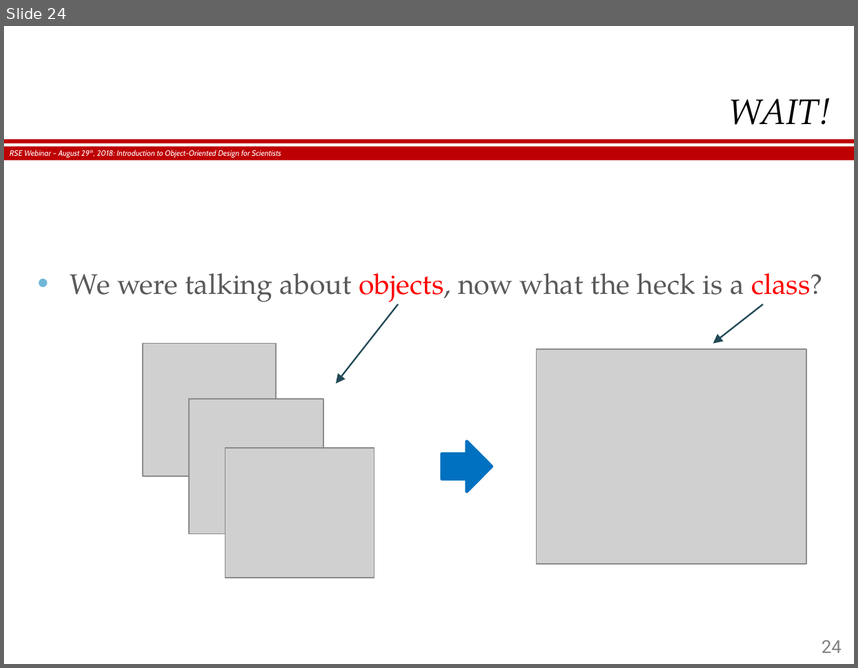
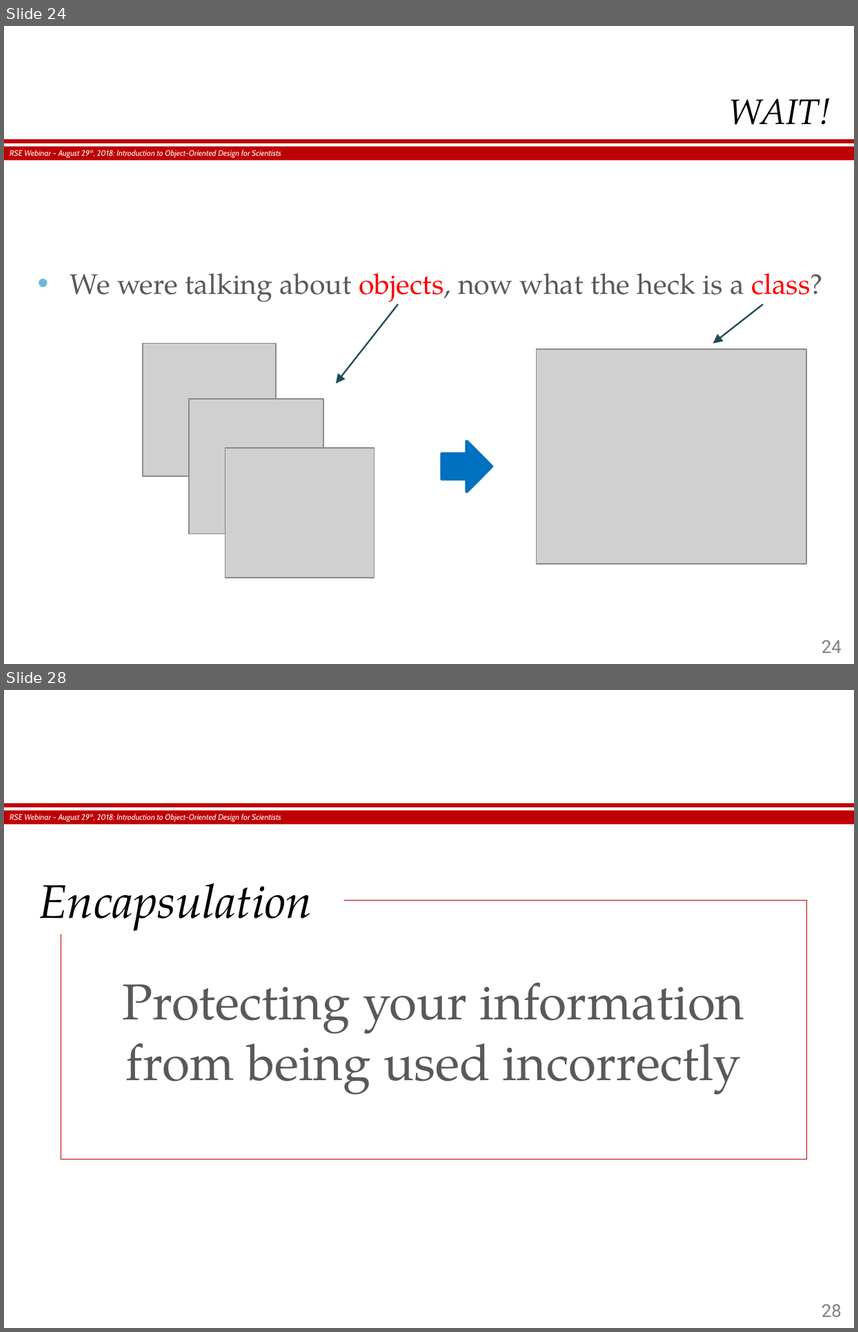
Before and after one commit to hergin/ObjectOrientedMethodology, a slide deck: RSE Webinar - 08.29.2018.pptx. Shown one above the other, each under a label of ours: slide 24 before the commit, slides 24 and 28 after it; the slides between them are not shown. The pictures are 858x668 and 858x1332 pixels, drawn with LibreOffice and Linux fonts; fonts in the diff are those of the drawing; grey boxes stand for pictures; background and template pictures are left out. Boxes give left, top, right and bottom in pixels: in the first picture for what was removed or moved away, otherwise in the second. Text is boxed around its words. In the diff, an @@ line names an element or a change of style, - is before the commit and + after.

```diff
--- a/RSE Webinar - 08.29.2018.pptx
+++ b/RSE Webinar - 08.29.2018.pptx
@@ slide 28 added at [4,690,854,1328], background #FFFFFF; not listed: 3 template elements that a slide beside it also shows @@
@@ title added at [38,883,312,936], 30 pt, text #000000, italic @@
+Encapsulation
@@ text added at [61,901,806,1159], outline #C00000 0.75 pt, 32 pt, text #595959 @@
+Protecting your information from being used incorrectly
@@ page number added at [822,1303,842,1317], 11.2 pt, text #808080 @@
+28
```
Also in this commit, not shown: 8 slides changed, 29 other slides added, 4 other files.
